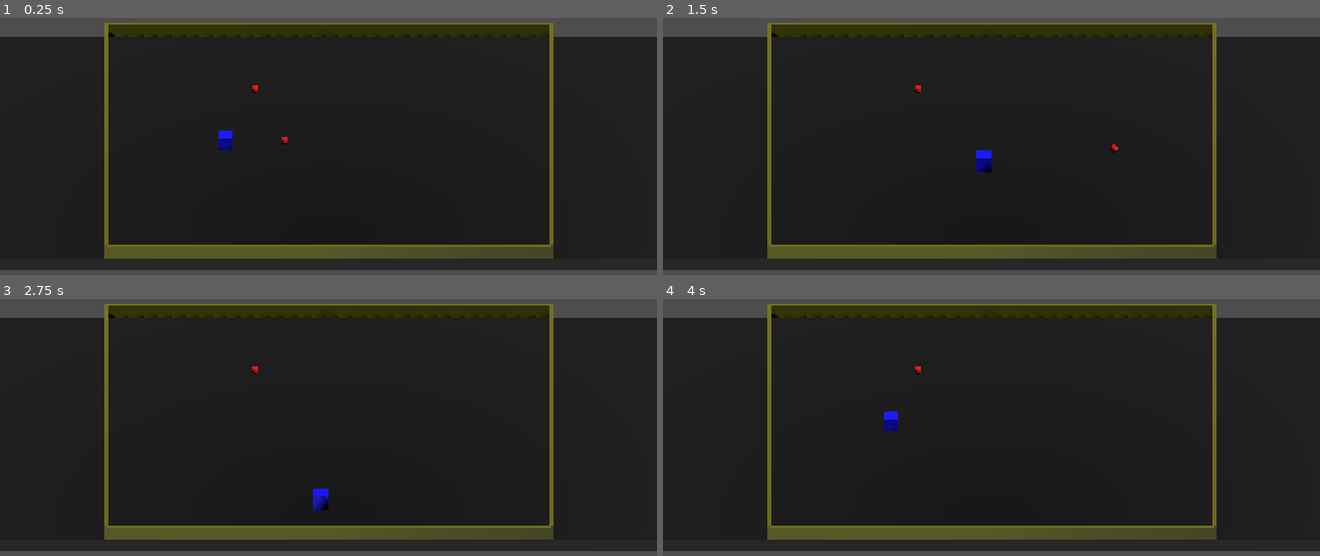
Above: before the commit, frames 1-4 (two rows, left to right).
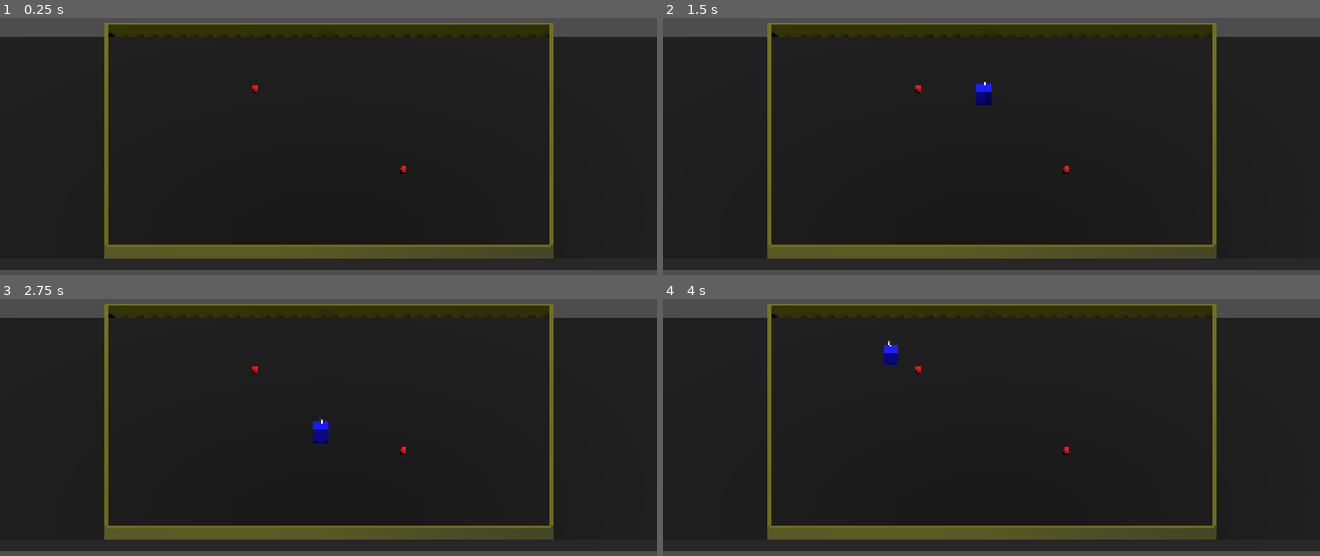
Above: after the commit, the same moments.

Repository: doubledsuarez/FoodBall
Game: Godot game, scene res://game.tscn
Two runs of this game, one before a commit and one after it. Both use one fixed random seed, a clock stepped at 60 frames per second and the inputs below.
Inputs (mouse positions are in pixels of both pictures, inside the frame that each line leads up to):
- Up to frame 1 (0.25 s): no input
- Up to frame 2 (1.5 s): tap Enter (join_red, bound only after the commit) at 0.5, 0.8, 1.35 s; move the mouse to (1136, 82) at 0.52 s; press the mouse at (1136, 82) at 0.53 s; hold D (move_right) 0.53-1.28 s; tap Space (jump, bound only before the commit) at 0.77, 1.07 s; move the mouse to (860, 118) at 1.27 s; release the mouse at (860, 118) at 1.28 s; hold S (move_back) from 1.28 s (still down)
- Up to frame 3 (2.75 s): tap Space (jump, bound only before the commit) at 1.52, 1.55, 1.82, 2.1 s; move the mouse to (394, 301) at 2.02 s; release S (move_back) at 2.03 s; press the mouse at (394, 301) at 2.03 s; hold D (move_right) from 2.03 s (still down)
- Up to frame 4 (4 s): tap Space (jump, bound only before the commit) at 2.75, 3.02, 3.32, 3.77, 3.8 s; move the mouse to (958, 455) at 2.77 s; release D (move_right) at 2.78 s; release the mouse at (958, 455) at 2.78 s; hold W (move_forward) 2.78-3.53 s; click (958, 455) at 2.85 s; tap Enter (join_red, bound only after the commit) at 3.05, 3.6 s; move the mouse to (1188, 437) at 3.52 s; hold A (move_left) from 3.53 s (still down)

The runs differ from the first frame. In frame 1, 0.2% of the frame differs, in the area x 33-62%, y 43-61%; in frame 2, 0.5%, in the area x 47-70%, y 24-61%; in frame 3, 0.4%; in frame 4, 0.4%.

Commit message:
added multiplayer for up to 8 players

Diff:
--- a/entities/player/player.gd
+++ b/entities/player/player.gd
@@ -10,18 +10,31 @@
 var hasFood : bool = false
 var equipped = null
 
+var player : int
+var input
+var device
+
+signal leave
+
+func init(player_num: int):
+	player = player_num
+	device = PlayerManager.get_player_device(player)
+	input = DeviceInput.new(device)
+
+	$SubViewport/PlayerNum.text = "%s" % player_num
+
 func _physics_process(delta: float) -> void:
 	# We create a local variable to store the input direction.
 	var direction = Vector3.ZERO
 
 	# We check for each move input and update the direction accordingly.
-	if Input.is_action_pressed("move_right"):
+	if input.is_action_pressed("move_right"):
 		direction.x += 1
-	if Input.is_action_pressed("move_left"):
+	if input.is_action_pressed("move_left"):
 		direction.x -= 1
-	if Input.is_action_pressed("move_forward"):
+	if input.is_action_pressed("move_forward"):
 		direction.z -= 1
-	if Input.is_action_pressed("move_back"):
+	if input.is_action_pressed("move_back"):
 		direction.z += 1
 
 	if direction != Vector3.ZERO:
@@ -41,8 +54,14 @@
 	velocity = target_velocity
 	var collision_count = move_and_slide()
 
-	if Input.is_action_pressed("throw"):
+	if input.is_action_just_pressed("throw"):
 		if hasFood == true:
 			equipped.throw()
 			equipped.reparent(get_parent())
 			hasFood = false
+
+		# let the player leave by pressing the "leave" button
+	if input.is_action_just_pressed("leave"):
+		# an alternative to this is just call PlayerManager.leave(player)
+		# but that only works if you set up the PlayerManager singleton
+		PlayerManager.leave(player)
--- a/entities/player/player.tscn
+++ b/entities/player/player.tscn
@@ -8,6 +8,12 @@
 albedo_color = Color(0, 0, 1, 1)
 
 [sub_resource type="BoxMesh" id="BoxMesh_symyc"]
+
+[sub_resource type="LabelSettings" id="LabelSettings_symyc"]
+font_size = 60
+
+[sub_resource type="ViewportTexture" id="ViewportTexture_symyc"]
+viewport_path = NodePath("SubViewport")
 
 [node name="Player" type="CharacterBody3D"]
 script = ExtResource("1_symyc")
@@ -21,3 +27,18 @@
 material_override = SubResource("StandardMaterial3D_symyc")
 mesh = SubResource("BoxMesh_symyc")
 skeleton = NodePath("")
+
+[node name="SubViewport" type="SubViewport" parent="."]
+transparent_bg = true
+size = Vector2i(256, 256)
+
+[node name="PlayerNum" type="Label" parent="SubViewport"]
+custom_minimum_size = Vector2(256, 256)
+offset_right = 40.0
+offset_bottom = 23.0
+text = "test"
+label_settings = SubResource("LabelSettings_symyc")
+horizontal_alignment = 1
+
+[node name="Sprite3D" type="Sprite3D" parent="."]
+texture = SubResource("ViewportTexture_symyc")
--- a/game.gd
+++ b/game.gd
@@ -1,10 +1,43 @@
 extends Node
 
-# Called when the node enters the scene tree for the first time.
-func _ready() -> void:
-	pass # Replace with function body.
+#@onready var player_scene : PackedScene = preload("res://entities/player/player.tscn")
+
+# map from player integer to the player node
+var player_nodes = {}
+
+func _ready():
+	PlayerManager.player_joined.connect(spawn_player)
+	PlayerManager.player_left.connect(delete_player)
+
+func _process(_delta):
+	PlayerManager.handle_join_input()
+
+func spawn_player(player: int):
+	# create the player node
+	var player_scene : PackedScene = load("res://entities/player/player.tscn")
+	var player_node = player_scene.instantiate()
+	player_node.leave.connect(on_player_leave)
+	player_nodes[player] = player_node
+
+	# let the player know which device controls it
+	var device = PlayerManager.get_player_device(player)
+	player_node.init(player)
+
+	# add the player to the tree
+	add_child(player_node)
+
+	if PlayerManager.get_player_data(player, "team") == "red":
+		player_node.position = Vector3(randf_range(-13, -2), 0, randf_range(-13, 13))
+	elif PlayerManager.get_player_data(player, "team") == "blue":
+		player_node.position = Vector3(randf_range(2, 13), 0, randf_range(-13, 13))
 
 
-# Called every frame. 'delta' is the elapsed time since the previous frame.
-func _process(delta: float) -> void:
-	pass
+func delete_player(player: int):
+	player_nodes[player].queue_free()
+	player_nodes.erase(player)
+
+func on_player_leave(player: int):
+	# just let the player manager know this player is leaving
+	# this will, through the player manager's "player_left" signal,
+	# indirectly call delete_player because it's connected in this file's _ready()
+	PlayerManager.leave(player)
--- a/game.tscn
+++ b/game.tscn
@@ -1,6 +1,5 @@
-[gd_scene load_steps=9 format=3 uid="uid://c4ejbhsvcm1fe"]
+[gd_scene load_steps=8 format=3 uid="uid://c4ejbhsvcm1fe"]
 
-[ext_resource type="PackedScene" uid="uid://wu14x6pdx8fq" path="res://entities/player/player.tscn" id="1_80nbo"]
 [ext_resource type="Script" uid="uid://dj2bbrrv1b72b" path="res://game.gd" id="1_feb5d"]
 [ext_resource type="PackedScene" uid="uid://cn8n0j2de43v4" path="res://entities/food/food.tscn" id="2_e2o6t"]
 [ext_resource type="PackedScene" uid="uid://d2tp6os6xeghj" path="res://entities/furniture/net.tscn" id="4_fc0e3"]
@@ -32,9 +31,6 @@
 transform = Transform3D(-0.258819, 0.836516, 0.482963, -4.37114e-08, -0.5, 0.866025, 0.965926, 0.224144, 0.12941, 0, 10, -12)
 shadow_enabled = true
 
-[node name="Player" parent="." instance=ExtResource("1_80nbo")]
-transform = Transform3D(1, 0, 0, 0, 1, 0, 0, 0, 1, -7, 0, 0)
-
 [node name="CameraPivot" type="Node3D" parent="."]
 transform = Transform3D(1, 0, 0, 0, 0.866025, 0.5, 0, -0.5, 0.866026, 0, 10, 12)
 
@@ -44,7 +40,7 @@
 size = 25.0
 
 [node name="Food" parent="." instance=ExtResource("2_e2o6t")]
-transform = Transform3D(1, 0, 0, 0, 1, 0, 0, 0, 1, -3, 0, 0)
+transform = Transform3D(1, 0, 0, 0, 1, 0, 0, 0, 1, 5, 0, 4)
 
 [node name="Food2" parent="." instance=ExtResource("2_e2o6t")]
 transform = Transform3D(1, 0, 0, 0, 1, 0, 0, 0, 1, -5, 0, -7)
--- a/addons/multiplayer_input/demo/player_manager.gd
+++ b/globals/player_manager.gd
@@ -14,15 +14,13 @@
 
 const MAX_PLAYERS = 8
 
-func join(device: int):
+func join(device: int, team: String):
 	var player = next_player()
 	if player >= 0:
 		# initialize default player data here
-		# "team" and "car" are remnants from my game just to provide an example
 		player_data[player] = {
 			"device": device,
-			"team":0,
-			"car":"muscle",
+			"team": team
 		}
 		player_joined.emit(player)
 
@@ -59,8 +57,10 @@
 # this is an example of how to look for an action on all devices
 func handle_join_input():
 	for device in get_unjoined_devices():
-		if MultiplayerInput.is_action_just_pressed(device, "join"):
-			join(device)
+		if MultiplayerInput.is_action_just_pressed(device, "join_blue"):
+			join(device, "blue")
+		if MultiplayerInput.is_action_just_pressed(device, "join_red"):
+			join(device, "red")
 
 # to see if anybody is pressing the "start" action
 # this is an example of how to look for an action on all players
@@ -68,7 +68,7 @@
 func someone_wants_to_start() -> bool:
 	for player in player_data:
 		var device = get_player_device(player)
-		if MultiplayerInput.is_action_just_pressed(device, "start"):
+		if MultiplayerInput.is_action_just_pressed(device, "join_red") or MultiplayerInput.is_action_just_pressed(device, "join_blue"):
 			return true
 	return false
 
--- a/project.godot
+++ b/project.godot
@@ -19,6 +19,7 @@
 
 g="*res://globals/globals.gd"
 MultiplayerInput="*res://addons/multiplayer_input/multiplayer_input.gd"
+PlayerManager="*res://globals/player_manager.gd"
 
 [display]
 
@@ -38,6 +39,7 @@
 "events": [Object(InputEventKey,"resource_local_to_scene":false,"resource_name":"","device":-1,"window_id":0,"alt_press …(191 unchanged characters)…
 , Object(InputEventKey,"resource_local_to_scene":false,"resource_name":"","device":-1,"window_id":0,"alt_pressed":false …(186 unchanged characters)…
 , Object(InputEventJoypadMotion,"resource_local_to_scene":false,"resource_name":"","device":-1,"axis":0,"axis_value":-1.0,"script":null)
+, Object(InputEventJoypadButton,"resource_local_to_scene":false,"resource_name":"","device":-1,"button_index":13,"pressure":0.0,"pressed":false,"script":null)
 ]
 }
 move_right={
@@ -45,6 +47,7 @@
 "events": [Object(InputEventKey,"resource_local_to_scene":false,"resource_name":"","device":-1,"window_id":0,"alt_press …(192 unchanged characters)…
 , Object(InputEventKey,"resource_local_to_scene":false,"resource_name":"","device":-1,"window_id":0,"alt_pressed":false …(186 unchanged characters)…
 , Object(InputEventJoypadMotion,"resource_local_to_scene":false,"resource_name":"","device":-1,"axis":0,"axis_value":1.0,"script":null)
+, Object(InputEventJoypadButton,"resource_local_to_scene":false,"resource_name":"","device":-1,"button_index":14,"pressure":0.0,"pressed":false,"script":null)
 ]
 }
 move_forward={
@@ -52,6 +55,7 @@
 "events": [Object(InputEventKey,"resource_local_to_scene":false,"resource_name":"","device":-1,"window_id":0,"alt_press …(192 unchanged characters)…
 , Object(InputEventKey,"resource_local_to_scene":false,"resource_name":"","device":-1,"window_id":0,"alt_pressed":false …(186 unchanged characters)…
 , Object(InputEventJoypadMotion,"resource_local_to_scene":false,"resource_name":"","device":-1,"axis":1,"axis_value":-1.0,"script":null)
+, Object(InputEventJoypadButton,"resource_local_to_scene":false,"resource_name":"","device":-1,"button_index":11,"pressure":0.0,"pressed":false,"script":null)
 ]
 }
 move_back={
@@ -59,17 +63,36 @@
 "events": [Object(InputEventKey,"resource_local_to_scene":false,"resource_name":"","device":-1,"window_id":0,"alt_press …(192 unchanged characters)…
 , Object(InputEventKey,"resource_local_to_scene":false,"resource_name":"","device":-1,"window_id":0,"alt_pressed":false …(186 unchanged characters)…
 , Object(InputEventJoypadMotion,"resource_local_to_scene":false,"resource_name":"","device":-1,"axis":1,"axis_value":1.0,"script":null)
+, Object(InputEventJoypadButton,"resource_local_to_scene":false,"resource_name":"","device":-1,"button_index":12,"pressure":0.0,"pressed":false,"script":null)
 ]
 }
 throw={
 "deadzone": 0.2,
-"events": [Object(InputEventJoypadButton,"resource_local_to_scene":false,"resource_name":"","device":-1,"button_index":2,"pressure":0.0,"pressed":false,"script":null)
-, Object(InputEventMouseButton,"resource_local_to_scene":false,"resource_name":"","device":-1,"window_id":0,"alt_pressed":false,"shift_pressed":false,"ctrl_pressed":false,"meta_pressed":false,"button_mask":0,"position":Vector2(0, 0),"global_position":Vector2(0, 0),"factor":1.0,"button_index":1,"canceled":false,"pressed":false,"double_click":false,"script":null)
+"events": [Object(InputEventMouseButton,"resource_local_to_scene":false,"resource_name":"","device":-1,"window_id":0,"alt_pressed":false,"shift_pressed":false,"ctrl_pressed":false,"meta_pressed":false,"button_mask":0,"position":Vector2(0, 0),"global_position":Vector2(0, 0),"factor":1.0,"button_index":1,"canceled":false,"pressed":false,"double_click":false,"script":null)
+, Object(InputEventJoypadButton,"resource_local_to_scene":false,"resource_name":"","device":-1,"button_index":1,"pressure":0.0,"pressed":true,"script":null)
 ]
 }
-jump={
+join_blue={
 "deadzone": 0.2,
 "events": [Object(InputEventKey,"resource_local_to_scene":false,"resource_name":"","device":-1,"window_id":0,"alt_press …(191 unchanged characters)…
-, Object(InputEventJoypadButton,"resource_local_to_scene":false,"resource_name":"","device":-1,"button_index":0,"pressure":0.0,"pressed":false,"script":null)
+, Object(InputEventJoypadButton,"resource_local_to_scene":false,"resource_name":"","device":-1,"button_index":10,"pressure":0.0,"pressed":true,"script":null)
 ]
 }
+join_red={
+"deadzone": 0.2,
+"events": [Object(InputEventKey,"resource_local_to_scene":false,"resource_name":"","device":-1,"window_id":0,"alt_pressed":false,"shift_pressed":false,"ctrl_pressed":false,"meta_pressed":false,"pressed":false,"keycode":0,"physical_keycode":4194309,"key_label":0,"unicode":0,"location":0,"echo":false,"script":null)
+, Object(InputEventJoypadButton,"resource_local_to_scene":false,"resource_name":"","device":-1,"button_index":9,"pressure":0.0,"pressed":true,"script":null)
+]
+}
+eat={
+"deadzone": 0.2,
+"events": [Object(InputEventJoypadButton,"resource_local_to_scene":false,"resource_name":"","device":-1,"button_index":0,"pressure":0.0,"pressed":true,"script":null)
+, Object(InputEventMouseButton,"resource_local_to_scene":false,"resource_name":"","device":-1,"window_id":0,"alt_pressed":false,"shift_pressed":false,"ctrl_pressed":false,"meta_pressed":false,"button_mask":0,"position":Vector2(0, 0),"global_position":Vector2(0, 0),"factor":1.0,"button_index":2,"canceled":false,"pressed":false,"double_click":false,"script":null)
+]
+}
+leave={
+"deadzone": 0.2,
+"events": [Object(InputEventKey,"resource_local_to_scene":false,"resource_name":"","device":-1,"window_id":0,"alt_pressed":false,"shift_pressed":false,"ctrl_pressed":false,"meta_pressed":false,"pressed":false,"keycode":0,"physical_keycode":4194305,"key_label":0,"unicode":0,"location":0,"echo":false,"script":null)
+, Object(InputEventJoypadButton,"resource_local_to_scene":false,"resource_name":"","device":-1,"button_index":4,"pressure":0.0,"pressed":true,"script":null)
+]
+}
Not shown, removed: addons/multiplayer_input/demo/demo.gd
Not shown, removed: addons/multiplayer_input/demo/demo.gd.uid
Not shown, removed: addons/multiplayer_input/demo/demo.tscn
Not shown, removed: addons/multiplayer_input/demo/demo_player.gd
Not shown, removed: addons/multiplayer_input/demo/demo_player.gd.uid
Not shown, removed: addons/multiplayer_input/demo/demo_player.tscn
Not shown, removed: addons/multiplayer_input/demo/player_manager.gd.uid
Not shown: 1 places in entities/player/player.tscn that only renumber resources
Not shown, added: globals/player_manager.gd.uid
